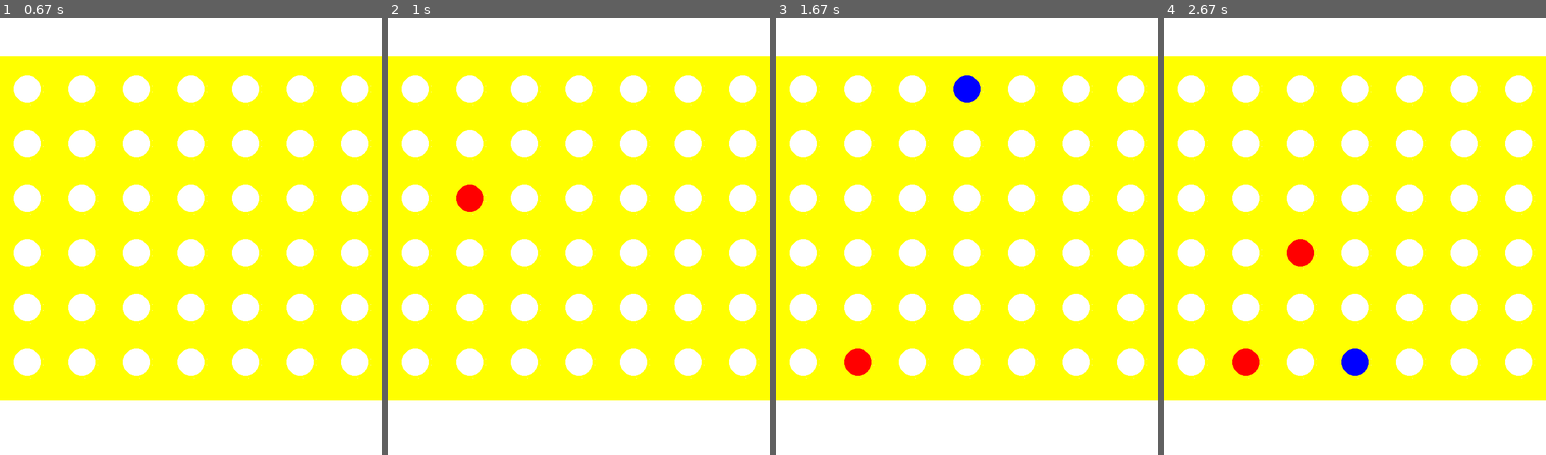
Above: before the commit, frames 1-4 (left to right).
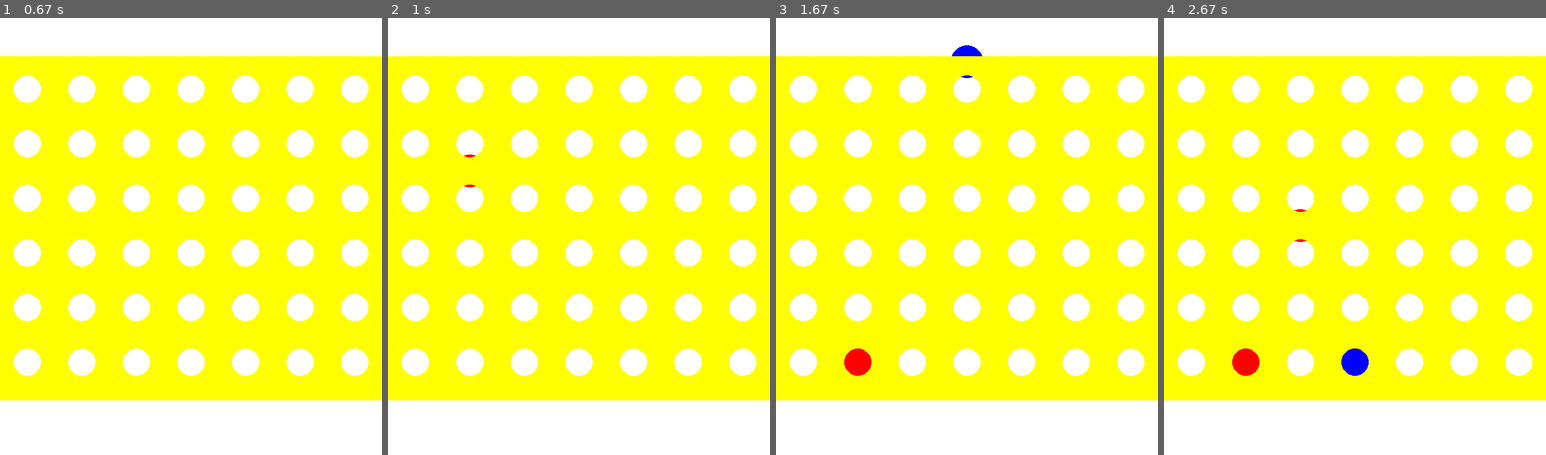
Above: after the commit, the same moments.

Repository: daniil-oliynyk/CSC290-Project
Game: pygame game, started from src/Main.py
The game is run twice, just before and just after one commit, with the same random seed, the same clock (stepped at 60 frames per second) and the same inputs.
Inputs (mouse positions are in pixels of both pictures, inside the frame that each line leads up to):
- Up to frame 1 (0.67 s): click "START" at 0.38 s
- Up to frame 2 (1 s): click (487, 240) at 0.73 s
- Up to frame 3 (1.67 s): click (974, 87) at 1.57 s
- Up to frame 4 (2.67 s): click (1301, 144) at 2.23 s

Frame 1 is identical in both runs. In frame 2, 0.3% of the frame differs, in the area x 17-25%, y 31-45%; in frame 3, 0.5%, in the area x 46-54%, y 6-20%; in frame 4, 0.3%.

Commit message:
Fixed issue where end screen appered too early

Diff:
--- a/src/Main.py
+++ b/src/Main.py
@@ -32,8 +32,8 @@
         disk_pos_x = controller.check_click() #receive position of mouse click
         if (disk_pos_x != None):
             game_over = model.add_disk(disk_pos_x) #add the new disk
-
-    model.change_colour() #changes the colour for the next disk
+    if game_over != True:
+        model.change_colour() #changes the colour for the next disk
 
     model.update_view(game_over) #model sends new data to the view
 
--- a/src/Model.py
+++ b/src/Model.py
@@ -76,6 +76,9 @@
             self.curr_disk = Disk(self.win, disk_pos_x, row, col, self.curr_colour) #create disk object
             self.game_board[col][row] = self.curr_disk #insert disk in the proper location on the board
             self.curr_disk.set_up_disk(self.game_board) #connect the disk to all surrounding disks on the board
+            while(self.curr_disk.get_set() != True):
+                self.game_view.time_delay()
+                self.update_view(False)
             if (self.curr_disk.check_win()): #check if the disk has won the game
                 return True
             return False
--- a/src/View.py
+++ b/src/View.py
@@ -20,6 +20,8 @@
         #create return to main button for help screen
         self.back_button = Button((255,0,0), 30, 30, 200, 60, 30, "RETURN TO MAIN")
 
+    def time_delay(self):
+        self.pygame.time.delay(50)
 
     def display(self, game_board,game_over, colour, game_controller) -> None:
         """
